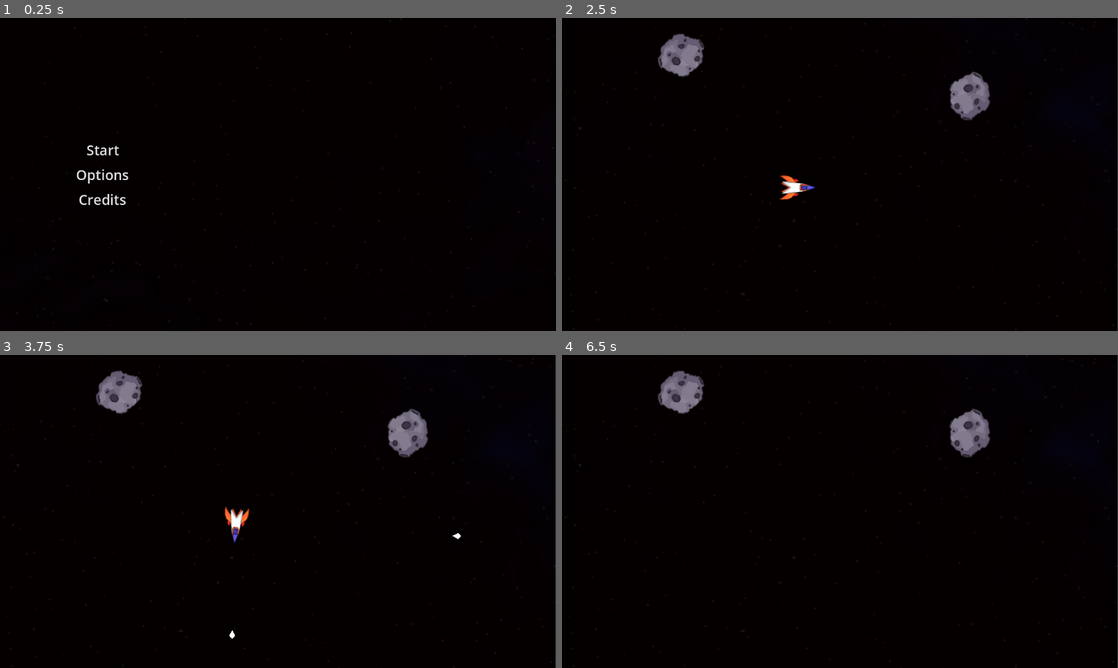
Above: before the commit, frames 1-4 (two rows, left to right).
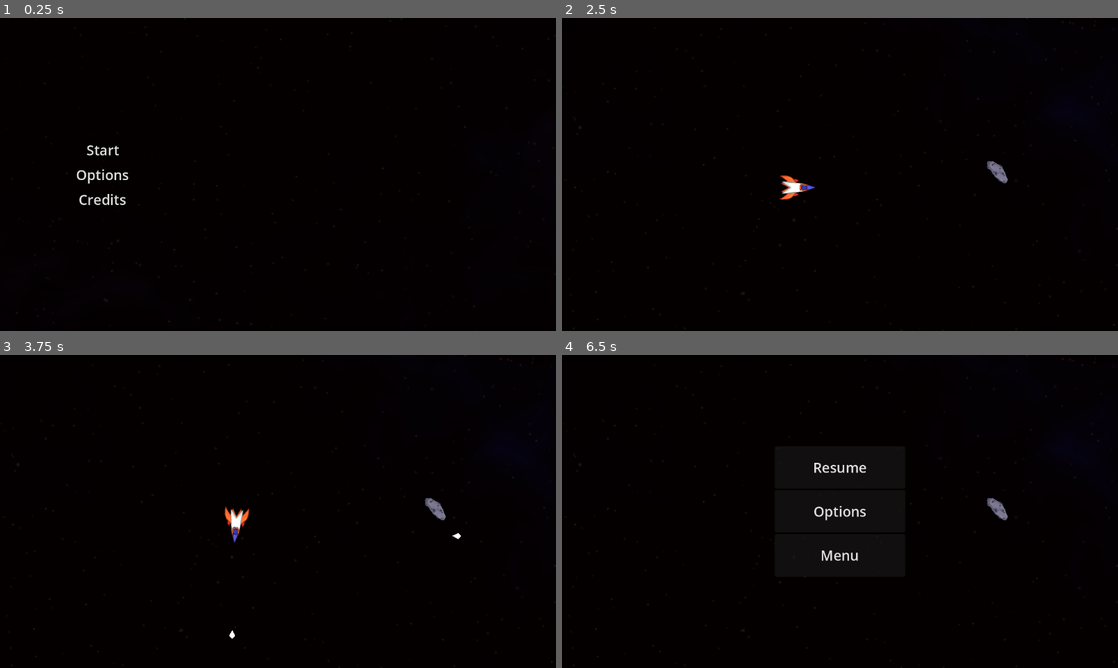
Above: after the commit, the same moments.

Repository: byKrem/ship-asteroids-space
Game: Godot game, scene res://Scenes/UI/main_menu.tscn
Same seed, same stepped clock (60 frames per second), same inputs: the game is played once before the commit and once after it.
Inputs:
- Up to frame 1 (0.25 s): no input
- Up to frame 2 (2.5 s): click "Options" at 0.5 s; click "Back" at 1.25 s; click "Start" at 2 s
- Up to frame 3 (3.75 s): tap Enter at 2.75 s; hold D (rotate_right) 2.78-3.53 s; hold Space (shoot) 2.78-3.53 s; hold A (rotate_left) from 3.53 s (still down); tap Space (shoot) at 3.6 s
- Up to frame 4 (6.5 s): release A (rotate_left) at 4.28 s; hold D (rotate_right) 4.28-5.03 s; hold Space (shoot) 4.28-5.03 s; hold W (accelerate) 5.03-5.78 s; tap Space (shoot) at 5.1, 5.75 s; hold A (rotate_left) from 5.78 s (still down); hold Space (shoot) from 5.78 s (still down); tap Escape (pause, bound only after the commit) at 6.4 s

The runs differ from the first frame. In frame 2, 1.9% of the frame differs, in the area x 17-100%, y 0-100%; in frame 3, 1.9%; in frame 4, 2.4%.

Commit message:
Added Pause Menu
Also tried to change background images in MainMenu and Game that they are be able to fit in any window size

Diff:
--- a/Scenes/Components/health_component.tscn
+++ b/Scenes/GameObjects/Components/health_component.tscn
@@ -1,6 +1,6 @@
 [gd_scene load_steps=2 format=3 uid="uid://dojnc2qn1a1a0"]
 
-[ext_resource type="Script" uid="uid://bdqj04p62bk7q" path="res://Scenes/Components/health_component.gd" id="1_dgvmk"]
+[ext_resource type="Script" uid="uid://bdqj04p62bk7q" path="res://Scenes/GameObjects/Components/health_component.gd" id="1_dgvmk"]
 
 [node name="HealthComponent" type="Node"]
 script = ExtResource("1_dgvmk")
--- a/Scenes/Components/hitbox_component.tscn
+++ b/Scenes/GameObjects/Components/hitbox_component.tscn
@@ -1,6 +1,6 @@
 [gd_scene load_steps=2 format=3 uid="uid://bu2fsgmcsmxv"]
 
-[ext_resource type="Script" uid="uid://7nynwhqxuowa" path="res://Scenes/Components/hitbox_component.gd" id="1_deb4x"]
+[ext_resource type="Script" uid="uid://7nynwhqxuowa" path="res://Scenes/GameObjects/Components/hitbox_component.gd" id="1_deb4x"]
 
 [node name="HitboxComponent" type="Area2D"]
 script = ExtResource("1_deb4x")
--- a/Scenes/Components/hurtbox_component.tscn
+++ b/Scenes/GameObjects/Components/hurtbox_component.tscn
@@ -1,6 +1,6 @@
 [gd_scene load_steps=2 format=3 uid="uid://c1sdsbfvnv0xh"]
 
-[ext_resource type="Script" uid="uid://b1ctekgh4ts38" path="res://Scenes/Components/hurtbox_component.gd" id="1_leg2g"]
+[ext_resource type="Script" uid="uid://b1ctekgh4ts38" path="res://Scenes/GameObjects/Components/hurtbox_component.gd" id="1_leg2g"]
 
 [node name="HurtboxComponent" type="Area2D"]
 script = ExtResource("1_leg2g")
--- a/Scenes/GameObjects/Entities/Asteroids/asteroid.gd
+++ b/Scenes/GameObjects/Entities/Asteroids/asteroid.gd
@@ -14,8 +14,8 @@
 	viewport_rect = Rect2(camere.global_position - camera_rect.size/2, camera_rect.size)
 	rotation = randf_range(0,TAU)
 
-	half_sprite_width = $Sprite2D.texture.get_width() * $Sprite2D.scale.x / 2
-	half_sprite_height = $Sprite2D.texture.get_height() * $Sprite2D.scale.y / 2
+	half_sprite_width = $Sprite2D.texture.get_width() * $Sprite2D.scale.x / 6
+	half_sprite_height = $Sprite2D.texture.get_height() * $Sprite2D.scale.y / 6
 
 func wrap_pos() -> void:
 	if global_position.x < viewport_rect.position.x - half_sprite_width:
--- a/Scenes/GameObjects/Entities/Asteroids/asteroid_large.tscn
+++ b/Scenes/GameObjects/Entities/Asteroids/asteroid_large.tscn
@@ -1,10 +1,10 @@
 [gd_scene load_steps=10 format=3 uid="uid://djvdgwrjgpcsx"]
 
 [ext_resource type="Script" uid="uid://8fvnc0ust66g" path="res://Scenes/GameObjects/Entities/Asteroids/asteroid.gd" id="1_rfhhd"]
-[ext_resource type="PackedScene" uid="uid://dojnc2qn1a1a0" path="res://Scenes/Components/health_component.tscn" id="1_rvlwq"]
-[ext_resource type="PackedScene" uid="uid://c1sdsbfvnv0xh" path="res://Scenes/Components/hurtbox_component.tscn" id="2_bi0dy"]
+[ext_resource type="PackedScene" uid="uid://dojnc2qn1a1a0" path="res://Scenes/GameObjects/Components/health_component.tscn" id="1_rvlwq"]
+[ext_resource type="PackedScene" uid="uid://c1sdsbfvnv0xh" path="res://Scenes/GameObjects/Components/hurtbox_component.tscn" id="2_bi0dy"]
 [ext_resource type="PackedScene" uid="uid://cmr3dmke2s8qb" path="res://Scenes/GameObjects/Entities/Asteroids/asteroid_medium.tscn" id="2_titt6"]
-[ext_resource type="PackedScene" uid="uid://bu2fsgmcsmxv" path="res://Scenes/Components/hitbox_component.tscn" id="3_rfhhd"]
+[ext_resource type="PackedScene" uid="uid://bu2fsgmcsmxv" path="res://Scenes/GameObjects/Components/hitbox_component.tscn" id="3_rfhhd"]
 [ext_resource type="Texture2D" uid="uid://d30ees2ghoiwl" path="res://Assets/asteroids.png" id="4_bi0dy"]
 
 [sub_resource type="CircleShape2D" id="CircleShape2D_f2ils"]
--- a/Scenes/GameObjects/Entities/Asteroids/asteroid_medium.tscn
+++ b/Scenes/GameObjects/Entities/Asteroids/asteroid_medium.tscn
@@ -1,9 +1,9 @@
 [gd_scene load_steps=8 format=3 uid="uid://cmr3dmke2s8qb"]
 
 [ext_resource type="Script" uid="uid://8fvnc0ust66g" path="res://Scenes/GameObjects/Entities/Asteroids/asteroid.gd" id="1_1ro33"]
-[ext_resource type="PackedScene" uid="uid://dojnc2qn1a1a0" path="res://Scenes/Components/health_component.tscn" id="2_8ric3"]
-[ext_resource type="PackedScene" uid="uid://c1sdsbfvnv0xh" path="res://Scenes/Components/hurtbox_component.tscn" id="3_yt462"]
-[ext_resource type="PackedScene" uid="uid://bu2fsgmcsmxv" path="res://Scenes/Components/hitbox_component.tscn" id="4_vok7p"]
+[ext_resource type="PackedScene" uid="uid://dojnc2qn1a1a0" path="res://Scenes/GameObjects/Components/health_component.tscn" id="2_8ric3"]
+[ext_resource type="PackedScene" uid="uid://c1sdsbfvnv0xh" path="res://Scenes/GameObjects/Components/hurtbox_component.tscn" id="3_yt462"]
+[ext_resource type="PackedScene" uid="uid://bu2fsgmcsmxv" path="res://Scenes/GameObjects/Components/hitbox_component.tscn" id="4_vok7p"]
 [ext_resource type="Texture2D" uid="uid://d30ees2ghoiwl" path="res://Assets/asteroids.png" id="5_n51ii"]
 
 [sub_resource type="CapsuleShape2D" id="CapsuleShape2D_1ro33"]
--- a/Scenes/GameObjects/Entities/bullet.tscn
+++ b/Scenes/GameObjects/Entities/bullet.tscn
@@ -2,7 +2,7 @@
 
 [ext_resource type="Script" uid="uid://koklaa2x620a" path="res://Scenes/GameObjects/Entities/bullet.gd" id="1_oduel"]
 [ext_resource type="Texture2D" uid="uid://bnqrk88kr5dsn" path="res://Assets/white.png" id="1_xjght"]
-[ext_resource type="PackedScene" uid="uid://bu2fsgmcsmxv" path="res://Scenes/Components/hitbox_component.tscn" id="3_ycag2"]
+[ext_resource type="PackedScene" uid="uid://bu2fsgmcsmxv" path="res://Scenes/GameObjects/Components/hitbox_component.tscn" id="3_ycag2"]
 
 [sub_resource type="CircleShape2D" id="CircleShape2D_6afsh"]
 radius = 6.0
--- a/Scenes/GameObjects/Entities/player.tscn
+++ b/Scenes/GameObjects/Entities/player.tscn
@@ -3,8 +3,8 @@
 [ext_resource type="Script" uid="uid://c8nltbw4tc76j" path="res://Scenes/GameObjects/Entities/player.gd" id="1_cvnsp"]
 [ext_resource type="PackedScene" uid="uid://drgys2ci4prqg" path="res://Scenes/GameObjects/Entities/bullet.tscn" id="2_c6t2i"]
 [ext_resource type="Texture2D" uid="uid://cbpjnuvw1da8s" path="res://Assets/ship_sheet.png" id="2_vgqql"]
-[ext_resource type="PackedScene" uid="uid://dojnc2qn1a1a0" path="res://Scenes/Components/health_component.tscn" id="3_vgqql"]
-[ext_resource type="PackedScene" uid="uid://c1sdsbfvnv0xh" path="res://Scenes/Components/hurtbox_component.tscn" id="4_fkybt"]
+[ext_resource type="PackedScene" uid="uid://dojnc2qn1a1a0" path="res://Scenes/GameObjects/Components/health_component.tscn" id="3_vgqql"]
+[ext_resource type="PackedScene" uid="uid://c1sdsbfvnv0xh" path="res://Scenes/GameObjects/Components/hurtbox_component.tscn" id="4_fkybt"]
 
 [sub_resource type="CapsuleShape2D" id="CapsuleShape2D_cvnsp"]
 radius = 13.0
--- a/Scenes/mob_spawner.tscn
+++ b/Scenes/GameObjects/mob_spawner.tscn
@@ -1,6 +1,6 @@
 [gd_scene load_steps=2 format=3 uid="uid://ohuxoh5m5vrn"]
 
-[ext_resource type="Script" uid="uid://b3oc645ngib6a" path="res://Scenes/mob_spawner.gd" id="1_ni64c"]
+[ext_resource type="Script" uid="uid://b3oc645ngib6a" path="res://Scenes/GameObjects/mob_spawner.gd" id="1_ni64c"]
 
 [node name="MobSpawner" type="Node"]
 script = ExtResource("1_ni64c")
--- a/Scenes/UI/main_menu.tscn
+++ b/Scenes/UI/main_menu.tscn
@@ -17,10 +17,17 @@
 grow_vertical = 2
 
 [node name="Background" type="TextureRect" parent="."]
-layout_mode = 0
-offset_right = 2557.0
-offset_bottom = 1439.0
+layout_mode = 1
+anchors_preset = 15
+anchor_right = 1.0
+anchor_bottom = 1.0
+grow_horizontal = 2
+grow_vertical = 2
+scale = Vector2(2, 2)
 texture = ExtResource("1_5wsvm")
+expand_mode = 3
+stretch_mode = 4
+metadata/_edit_use_anchors_ = true
 
 [node name="Menu" type="VBoxContainer" parent="."]
 layout_mode = 1
--- /dev/null
+++ b/Scenes/UI/pause_controller.gd
@@ -0,0 +1,7 @@
+extends Node
+
+
+func _input(event: InputEvent) -> void:
+	if(event.is_action_released("pause")):
+		$"..".visible = !($"..".visible)
+		get_tree().paused = !(get_tree().paused)
--- /dev/null
+++ b/Scenes/UI/pause_menu.gd
@@ -0,0 +1,22 @@
+extends Control
+
+@onready var main_menu_screen := load("res://Scenes/UI/main_menu.tscn")
+
+
+func _on_resume_button_up() -> void:
+	self.visible = false
+	get_tree().paused = false
+
+
+func _on_options_button_up() -> void:
+	pass # Replace with function body.
+
+
+func _on_menu_button_up() -> void:
+	get_tree().paused = false
+	var node = main_menu_screen.instantiate()
+	var tree = get_tree()
+	var cur_scene = tree.get_current_scene()
+	tree.get_root().add_child(node)
+	tree.get_root().remove_child(cur_scene)
+	tree.set_current_scene(node)
--- /dev/null
+++ b/Scenes/UI/pause_menu.tscn
@@ -0,0 +1,64 @@
+[gd_scene load_steps=4 format=3 uid="uid://m3j8hnfgfcdw"]
+
+[ext_resource type="Theme" uid="uid://daqmjtob3oqc7" path="res://Scenes/UI/TextTheme.tres" id="1_rrvs5"]
+[ext_resource type="Script" uid="uid://7vvkqmh6n7nk" path="res://Scenes/UI/pause_menu.gd" id="2_8rf44"]
+[ext_resource type="Script" uid="uid://qp1tqtjgb2y" path="res://Scenes/UI/pause_controller.gd" id="3_r2i2h"]
+
+[node name="PauseMenu" type="Control"]
+process_mode = 2
+layout_mode = 3
+anchors_preset = 15
+anchor_right = 1.0
+anchor_bottom = 1.0
+grow_horizontal = 2
+grow_vertical = 2
+theme = ExtResource("1_rrvs5")
+script = ExtResource("2_8rf44")
+
+[node name="Back" type="ColorRect" parent="."]
+layout_mode = 1
+anchors_preset = 15
+anchor_right = 1.0
+anchor_bottom = 1.0
+grow_horizontal = 2
+grow_vertical = 2
+color = Color(0, 0, 0, 0.196078)
+
+[node name="VBoxContainer" type="VBoxContainer" parent="."]
+custom_minimum_size = Vector2(300, 300)
+layout_mode = 1
+anchors_preset = 8
+anchor_left = 0.5
+anchor_top = 0.5
+anchor_right = 0.5
+anchor_bottom = 0.5
+offset_left = -4.0
+offset_top = -10.0
+offset_right = 4.0
+offset_bottom = 10.0
+grow_horizontal = 2
+grow_vertical = 2
+
+[node name="Resume" type="Button" parent="VBoxContainer"]
+layout_mode = 2
+size_flags_vertical = 3
+text = "Resume"
+
+[node name="Options" type="Button" parent="VBoxContainer"]
+layout_mode = 2
+size_flags_vertical = 3
+text = "Options
+"
+
+[node name="Menu" type="Button" parent="VBoxContainer"]
+layout_mode = 2
+size_flags_vertical = 3
+text = "Menu"
+
+[node name="PauseController" type="Node" parent="."]
+process_mode = 3
+script = ExtResource("3_r2i2h")
+
+[connection signal="button_up" from="VBoxContainer/Resume" to="." method="_on_resume_button_up"]
+[connection signal="button_up" from="VBoxContainer/Options" to="." method="_on_options_button_up"]
+[connection signal="button_up" from="VBoxContainer/Menu" to="." method="_on_menu_button_up"]
--- a/Scenes/game.tscn
+++ b/Scenes/game.tscn
@@ -1,17 +1,14 @@
-[gd_scene load_steps=6 format=3 uid="uid://dl2wng2gg8706"]
+[gd_scene load_steps=7 format=3 uid="uid://dl2wng2gg8706"]
 
 [ext_resource type="PackedScene" uid="uid://lcrvvpws5lcs" path="res://Scenes/GameObjects/Entities/player.tscn" id="1_ebmjs"]
 [ext_resource type="Texture2D" uid="uid://ckq2kprnyt4yj" path="res://Assets/background.png" id="1_qxrlw"]
-[ext_resource type="PackedScene" uid="uid://ohuxoh5m5vrn" path="res://Scenes/mob_spawner.tscn" id="3_3dryh"]
+[ext_resource type="PackedScene" uid="uid://ohuxoh5m5vrn" path="res://Scenes/GameObjects/mob_spawner.tscn" id="3_3dryh"]
 [ext_resource type="PackedScene" uid="uid://djvdgwrjgpcsx" path="res://Scenes/GameObjects/Entities/Asteroids/asteroid_large.tscn" id="4_3dryh"]
 [ext_resource type="PackedScene" uid="uid://cmr3dmke2s8qb" path="res://Scenes/GameObjects/Entities/Asteroids/asteroid_medium.tscn" id="5_wowpa"]
+[ext_resource type="PackedScene" uid="uid://m3j8hnfgfcdw" path="res://Scenes/UI/pause_menu.tscn" id="7_1l0tm"]
 
 [node name="Game" type="Node2D"]
-
-[node name="Background" type="Sprite2D" parent="."]
-position = Vector2(-640.111, -358.5)
-scale = Vector2(1.33241, 1.33241)
-texture = ExtResource("1_qxrlw")
+process_mode = 1
 
 [node name="Camera2D" type="Camera2D" parent="."]
 
@@ -24,8 +21,24 @@
 base_coins = 6
 maximum_objects = 15
 
-[node name="Asteroid" parent="MobSpawner" instance=ExtResource("4_3dryh")]
-position = Vector2(301, -181)
+[node name="AsteroidMedium" parent="MobSpawner" instance=ExtResource("5_wowpa")]
+position = Vector2(360, -5)
 
-[node name="Asteroid2" parent="MobSpawner" instance=ExtResource("4_3dryh")]
-position = Vector2(-367, -276)
+[node name="CanvasLayer" type="CanvasLayer" parent="."]
+layer = -128
+
+[node name="TextureRect" type="TextureRect" parent="CanvasLayer"]
+anchors_preset = -1
+anchor_left = -1.0
+anchor_top = -1.0
+anchor_right = 1.0
+anchor_bottom = 1.0
+grow_horizontal = 2
+grow_vertical = 2
+mouse_filter = 2
+texture = ExtResource("1_qxrlw")
+expand_mode = 1
+stretch_mode = 6
+
+[node name="PauseMenu" parent="." instance=ExtResource("7_1l0tm")]
+visible = false
--- a/project.godot
+++ b/project.godot
@@ -52,6 +52,11 @@
 , Object(InputEventKey,"resource_local_to_scene":false,"resource_name":"","device":-1,"window_id":0,"alt_pressed":false …(182 unchanged characters)…
 ]
 }
+pause={
+"deadzone": 0.2,
+"events": [Object(InputEventKey,"resource_local_to_scene":false,"resource_name":"","device":-1,"window_id":0,"alt_pressed":false,"shift_pressed":false,"ctrl_pressed":false,"meta_pressed":false,"pressed":false,"keycode":0,"physical_keycode":4194305,"key_label":0,"unicode":0,"location":0,"echo":false,"script":null)
+]
+}
 
 [rendering]
 
Renamed: Scenes/Components/health_component.gd -> Scenes/GameObjects/Components/health_component.gd
Renamed: Scenes/Components/health_component.gd.uid -> Scenes/GameObjects/Components/health_component.gd.uid
Renamed: Scenes/Components/hitbox_component.gd -> Scenes/GameObjects/Components/hitbox_component.gd
Renamed: Scenes/Components/hitbox_component.gd.uid -> Scenes/GameObjects/Components/hitbox_component.gd.uid
Renamed: Scenes/Components/hurtbox_component.gd -> Scenes/GameObjects/Components/hurtbox_component.gd
Renamed: Scenes/Components/hurtbox_component.gd.uid -> Scenes/GameObjects/Components/hurtbox_component.gd.uid
Renamed: Scenes/mob_spawner.gd -> Scenes/GameObjects/mob_spawner.gd
Renamed: Scenes/mob_spawner.gd.uid -> Scenes/GameObjects/mob_spawner.gd.uid
Not shown, added: Scenes/UI/pause_controller.gd.uid
Not shown, added: Scenes/UI/pause_menu.gd.uid
Not shown, added: export_presets.cfg
